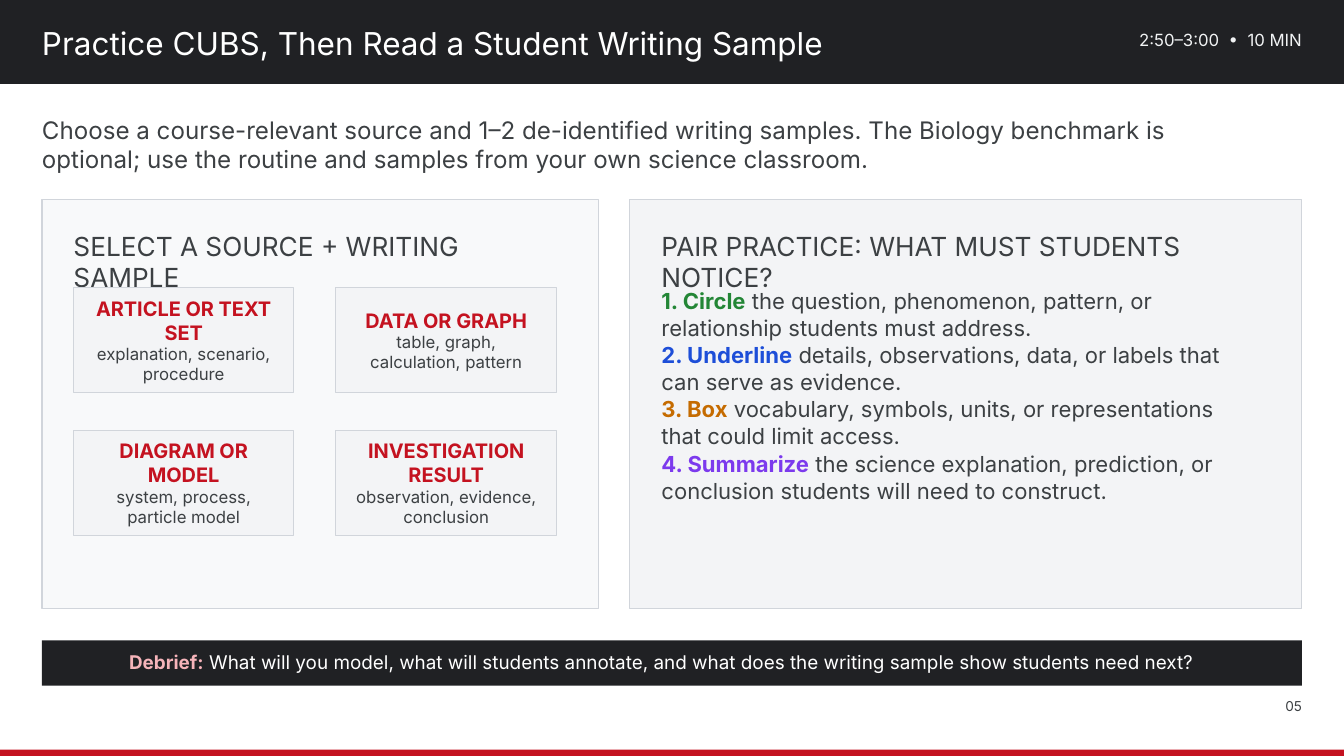
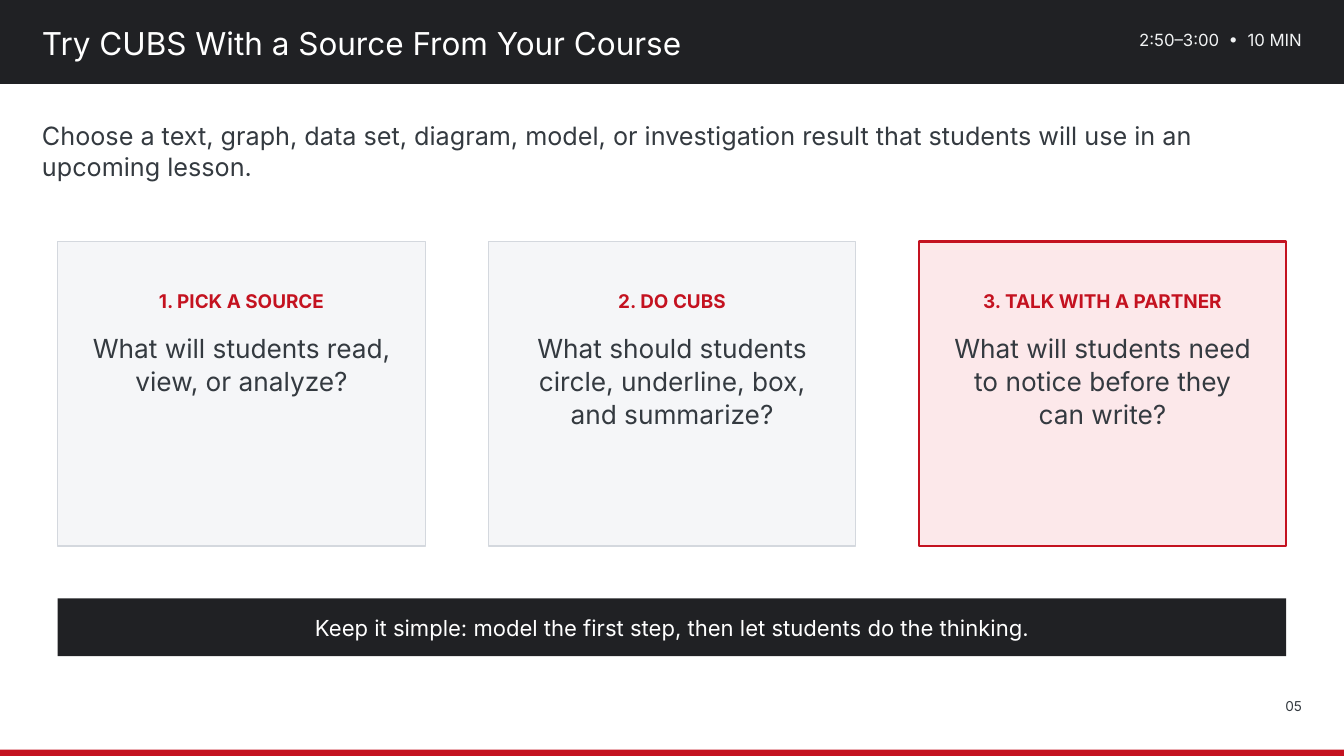
Before and after one commit to nbhs-science/nbhs-science, a slide deck: slide 5 of assets/plc/2026-10-28_Science_Department_PD_Strengthening_Science_Literacy.pptx. Drawn at 1344x756 pixels with LibreOffice and Linux fonts; fonts in the diff are those of the drawing. Boxes give left, top, right and bottom in pixels: in the first picture for what was removed or moved away, otherwise in the second. Text is boxed around its words. In the diff, an @@ line names an element or a change of style, - is before the commit and + after.

Commit message:
Simplify Oct. 28 Science Literacy PD deck
Replace the PD PowerPoint with a teacher-friendly version, correct Claim = pink, Evidence = green, Reasoning = blue, and remove the Biology reference from the cover.

```diff
--- a/assets/plc/2026-10-28_Science_Department_PD_Strengthening_Science_Literacy.pptx
+++ b/assets/plc/2026-10-28_Science_Department_PD_Strengthening_Science_Literacy.pptx
@@ text at (x1=42, y1=31, x2=681, y2=62): text changed @@
-Practice CUBS, Then Read a Student Writing Sample
+Try CUBS With a Source From Your Course
@@ text removed at (x1=42, y1=120, x2=1165, y2=173) @@
-Choose a course-relevant source and 1–2 de-identified writing samples. The Biology benchmark is optional; use the routine and samples from your own science classroom.
@@ text added at (x1=42, y1=126, x2=1191, y2=181), 24 pt, text #343A40 @@
+Choose a text, graph, data set, diagram, model, or investigation result that students will use in an upcoming lesson.
@@ rectangle removed at (x1=630, y1=200, x2=1302, y2=609) @@
@@ text removed at (x1=73, y1=236, x2=459, y2=287) @@
-SELECT A SOURCE + WRITING SAMPLE
@@ text removed at (x1=661, y1=236, x2=1180, y2=293) @@
-PAIR PRACTICE: WHAT MUST STUDENTS NOTICE?
@@ rectangle resized from (x1=42, y1=200, x2=599, y2=609) to (x1=57, y1=241, x2=425, y2=546) @@
@@ rectangle at (x1=57, y1=241, x2=425, y2=546): fill #F8F9FA to #F5F6F8; outline #D1D5DB 1 pt to #D4D8DE 1 pt @@
@@ rectangle added at (x1=488, y1=241, x2=856, y2=546), fill #F5F6F8, outline #D4D8DE 1 pt @@
@@ rectangle added at (x1=918, y1=241, x2=1286, y2=546), fill #FCE8EA, outline #C41220 2 pt @@
@@ rectangle removed at (x1=73, y1=288, x2=294, y2=393) @@
@@ text added at (x1=93, y1=294, x2=390, y2=397), 25 pt, text #343A40 @@
+1. PICK A SOURCE
+What will students read, view, or analyze?
@@ rectangle removed at (x1=336, y1=288, x2=556, y2=393) @@
@@ text added at (x1=537, y1=294, x2=807, y2=425), 25 pt, text #343A40 @@
+2. DO CUBS
+What should students circle, underline, box, and summarize?
@@ text removed at (x1=661, y1=292, x2=1220, y2=500) @@
-1. Circle the question, phenomenon, pattern, or relationship students must address.
-2. Underline details, observations, data, or labels that can serve as evidence.
-3. Box vocabulary, symbols, units, or representations that could limit access.
-4. Summarize the science explanation, prediction, or conclusion students will need to construct.
@@ text added at (x1=954, y1=294, x2=1251, y2=425), 25 pt, text #343A40 @@
+3. TALK WITH A PARTNER
+What will students need to notice before they can write?
@@ text removed at (x1=96, y1=301, x2=272, y2=384) @@
-ARTICLE OR TEXT SET
-explanation, scenario, procedure
@@ text removed at (x1=365, y1=313, x2=527, y2=372) @@
-DATA OR GRAPH
-table, graph, calculation, pattern
@@ rectangle removed at (x1=73, y1=430, x2=294, y2=535) @@
@@ text removed at (x1=116, y1=443, x2=251, y2=527) @@
-DIAGRAM OR MODEL
-system, process, particle model
@@ rectangle removed at (x1=336, y1=430, x2=556, y2=535) @@
@@ text removed at (x1=356, y1=443, x2=536, y2=523) @@
-INVESTIGATION RESULT
-observation, evidence, conclusion
@@ rectangle resized from (x1=42, y1=640, x2=1302, y2=686) to (x1=57, y1=599, x2=1286, y2=656) @@
@@ text added at (x1=315, y1=619, x2=1029, y2=641), 21 pt, text #FFFFFF @@
+Keep it simple: model the first step, then let students do the thinking.
@@ text removed at (x1=129, y1=654, x2=1193, y2=673) @@
-Debrief: What will you model, what will students annotate, and what does the writing sample show students need next?
```
Also in this commit, not shown: 6 other slides changed, 2 slides added, 2 slides removed.
